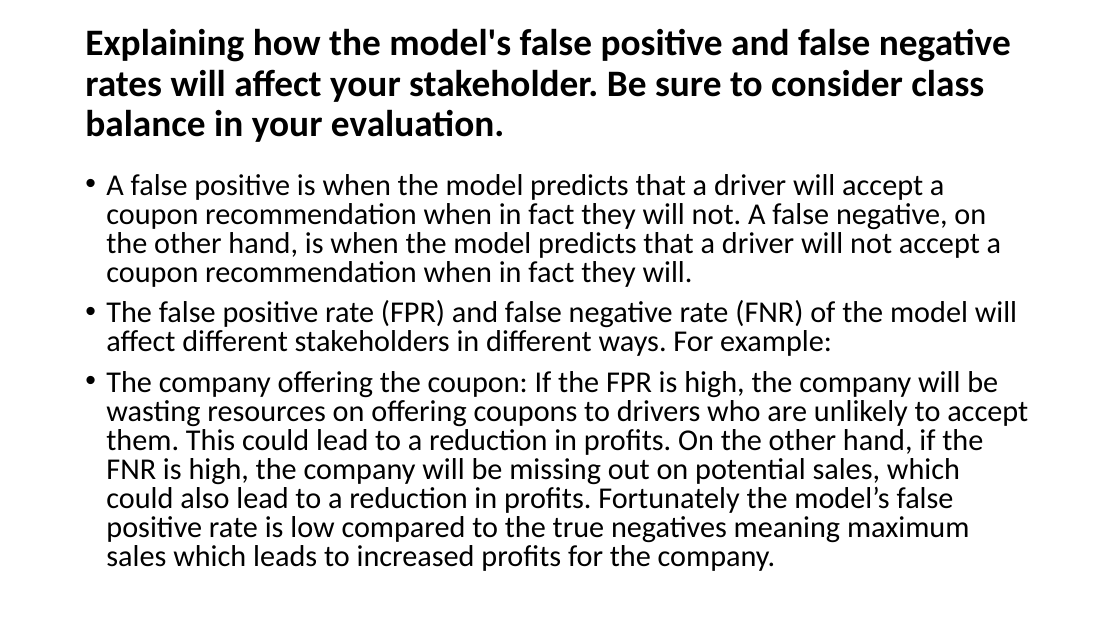
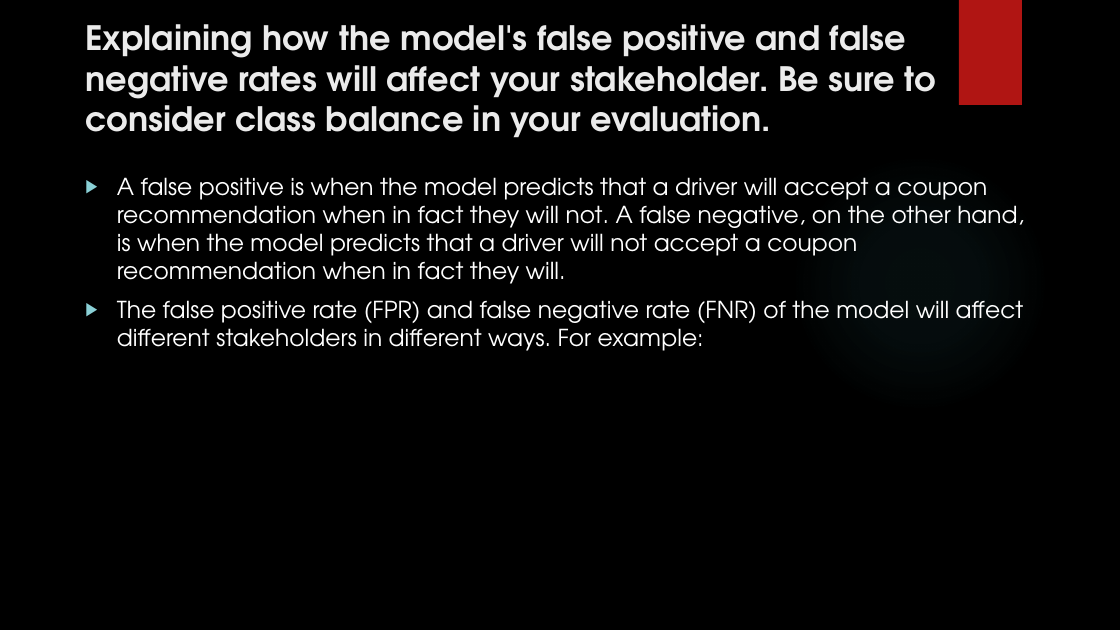
Before and after one commit to Oruka01/Coupon-recommendation-predictions, a slide deck: slide 11 of Presentation/Presentation slide.pptx (slide 12 before the commit). Drawn at 1120x630 pixels with LibreOffice and Linux fonts; fonts in the diff are those of the drawing; background and template pictures are left out. Boxes give left, top, right and bottom in pixels: in the first picture for what was removed or moved away, otherwise in the second. Text is boxed around its words. In the diff, an @@ line names an element or a change of style, - is before the commit and + after.

```diff
--- a/Presentation/Presentation slide.pptx
+++ b/Presentation/Presentation slide.pptx
@@ background #FFFFFF to picture (left out) @@
@@ title "Explaining how the model's false ..." at [85, 24, 936, 138]: size 32 to 28.8 pt, font Calibri to TeX Gyre Adventor, text colour #000000 to #EBEBEB; line spacing 0.9 to 1; vertical alignment middle to top @@
@@ rectangle added at [959, 0, 1022, 105], fill #B01513 @@
@@ text "A false positive is when ..." at [117, 177, 1024, 351]: size 25.9 to 20 pt, font Calibri to TeX Gyre Adventor, text colour #000000 to #FFFFFF; bullet • to ▶; line spacing 0.8 to 1 @@
@@ ellipse added at [791, 154, 1049, 413], fill gradient #50B9C1 @@
@@ text at [106, 371, 1028, 571]: paragraph removed @@
-• The company offering the coupon: If the FPR is high, the company will be wasting resources on offering coupons to drivers who are unlikely to accept them. This could lead to a reduction in profits. On the other hand, if the FNR is high, the company will be missing out on potential sales, which could also lead to a reduction in profits. Fortunately the model’s false positive rate is low compared to the true negatives meaning maximum sales which leads to increased profits for the company.
```
Also in this commit, not shown: 8 other slides changed, 4 slides added, 5 slides removed.
